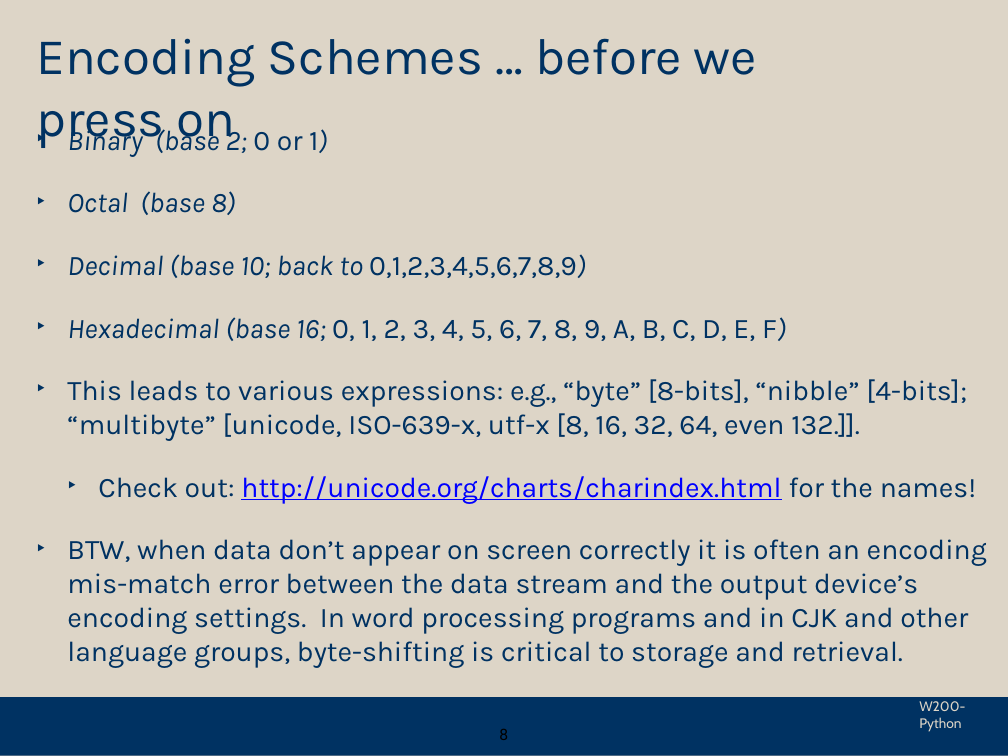
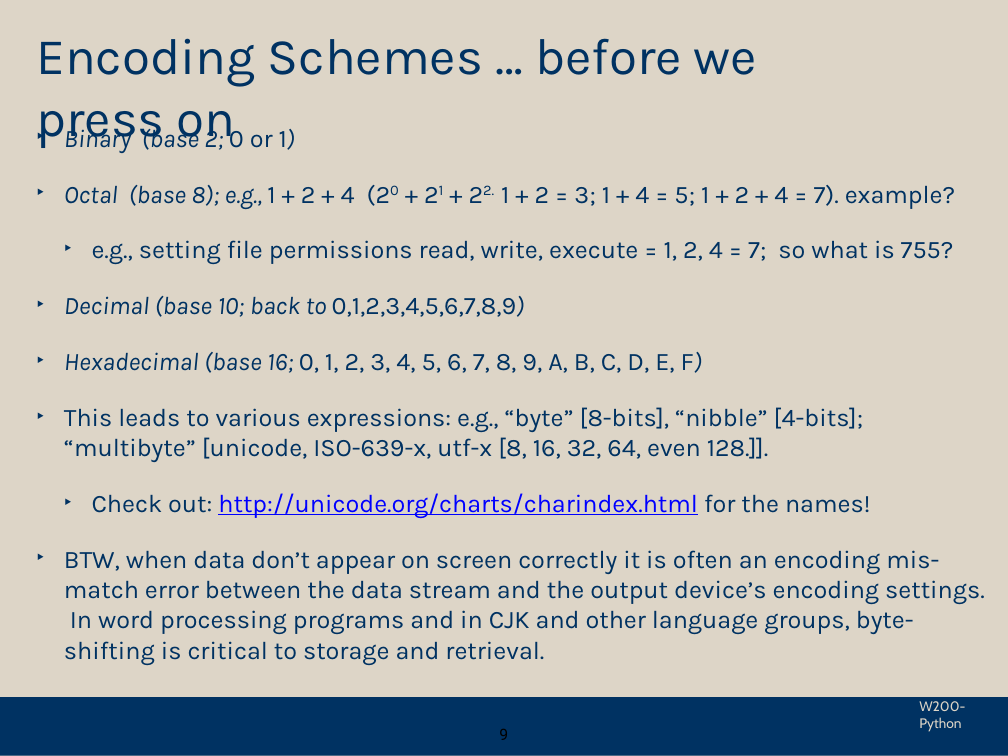
Before and after one commit to yzwu1209/Python_Foundation, a slide deck: slide 9 of sync_presentations/week_09/week_09-new.pptx (slide 8 before the commit). Drawn at 1008x756 pixels with LibreOffice and Linux fonts; fonts in the diff are those of the drawing; background and template pictures are left out. Boxes give left, top, right and bottom in pixels: in the first picture for what was removed or moved away, otherwise in the second. Text is boxed around its words. In the diff, an @@ line names an element or a change of style, - is before the commit and + after.

```diff
--- a/sync_presentations/week_09/week_09-new.pptx
+++ b/sync_presentations/week_09/week_09-new.pptx
@@ text at [64,124,985,634]: size 28.8 to 25.6 pt in "Binary (base 2; 0 or 1)", "Decimal (base 10; back to 0,1,2,3,4,5,6,7,8,9)", "Hexadecimal (base 16; 0, 1, 2, 3, ...", "Check out: http://unicode.org/charts/charindex.html for the  ..." and 1 more places; indent changed; less space between paragraphs @@
@@ text at [64,185,955,264]: text changed; size 28.8 to 25.6 pt; italic off @@
-‣ Octal (base 8)
+‣ Octal (base 8); e.g., 1 + 2 + 4 (20 + 21 + 22. 1 + 2 = 3; 1 + 4 = 5; 1 + 2 + 4 = 7). example?
+  ‣ e.g., setting file permissions read, write, execute = 1, 2, 4 = 7; so what is 755?
@@ text at [64,407,864,462]: text changed; size 28.8 to 25.6 pt @@
-‣ This leads to various expressions: e.g., “byte” [8-bits], “nibble” [4-bits]; “multibyte” [unicode, ISO-639-x, utf-x [8, 16, 32, 64, even 132.]].
+‣ This leads to various expressions: e.g., “byte” [8-bits], “nibble” [4-bits]; “multibyte” [unicode, ISO-639-x, utf-x [8, 16, 32, 64, even 128.]].
```
Also in this commit, not shown: 1 other slide changed, 4 slides added, 2 slides removed, 1 other file.
